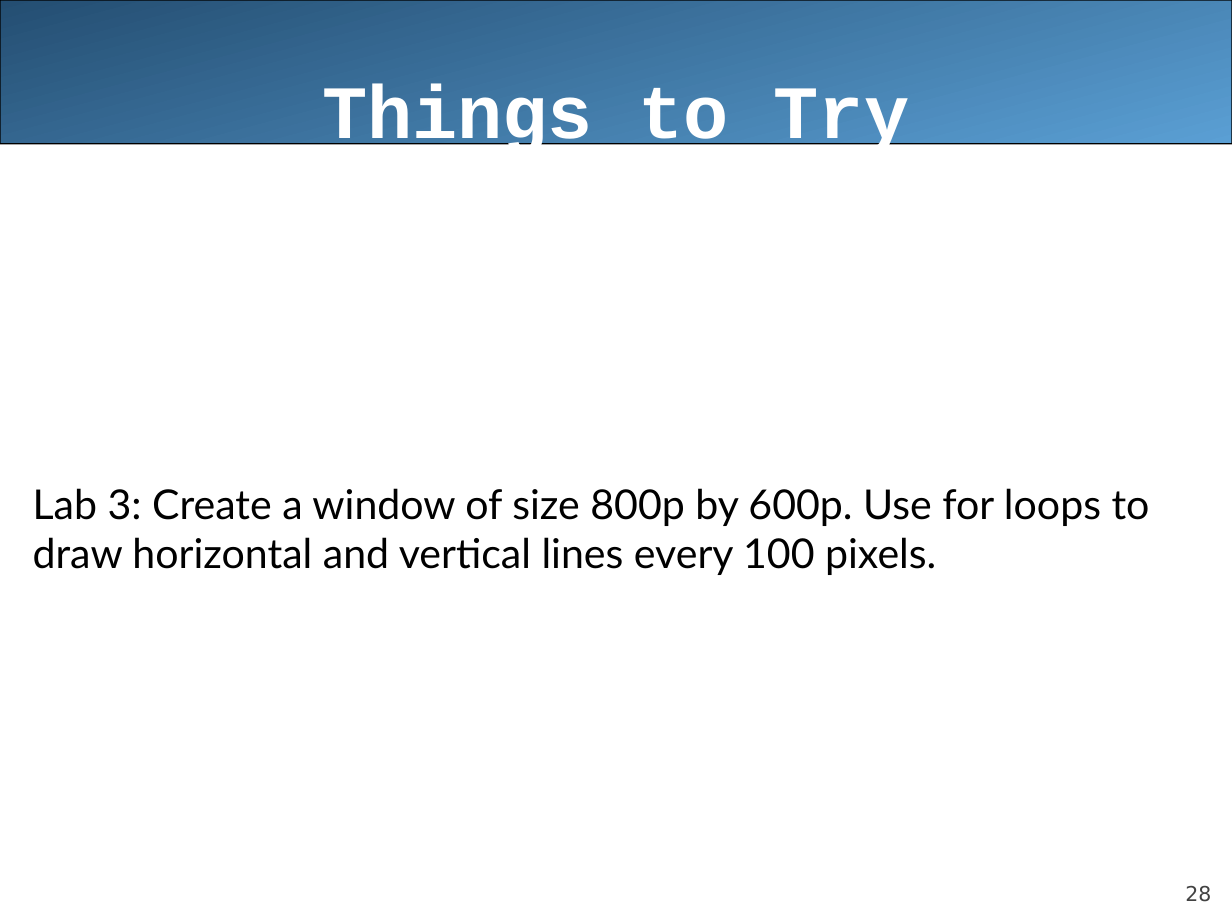
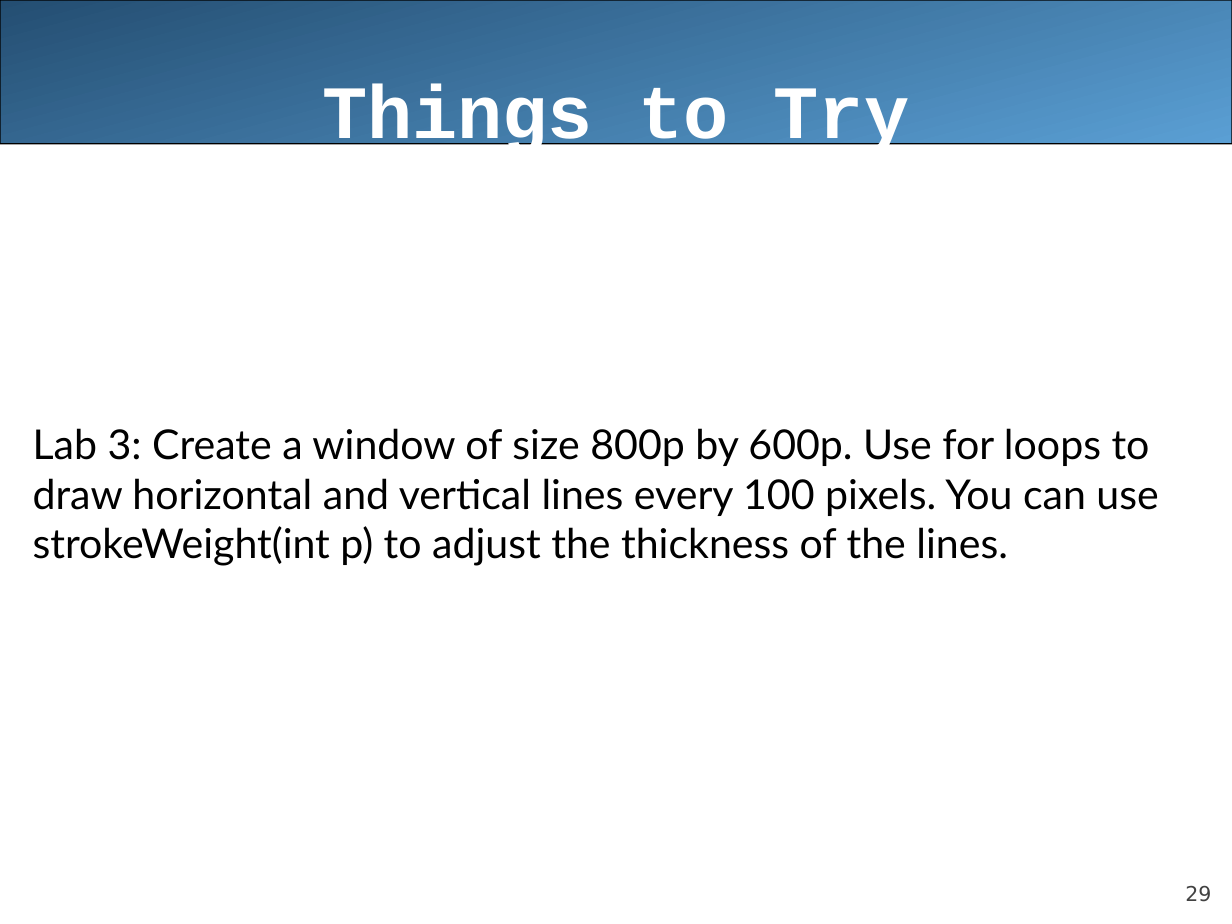
Before and after one commit to LongBaoNguyen/longbaonguyen.github.io, a slide deck: slide 29 of courses/apcsa/processing.ppt (slide 28 before the commit). Drawn at 1232x924 pixels with LibreOffice and Linux fonts; fonts in the diff are those of the drawing. Boxes give left, top, right and bottom in pixels: in the first picture for what was removed or moved away, otherwise in the second. Text is boxed around its words. In the diff, an @@ line names an element or a change of style, - is before the commit and + after.

```diff
--- a/courses/apcsa/processing.ppt
+++ b/courses/apcsa/processing.ppt
@@ text at (33,428,1158,566): text changed @@
-Lab 3: Create a window of size 800p by 600p. Use for loops to draw horizontal and vertical lines every 100 pixels.
+Lab 3: Create a window of size 800p by 600p. Use for loops to draw horizontal and vertical lines every 100 pixels. You can use strokeWeight(int p) to adjust the thickness of the lines.
@@ page number at (1185,886,1211,902): text changed @@
-28
+29
```
Also in this commit, not shown: 1 other slide changed, 1 slide added, 6 other files.
